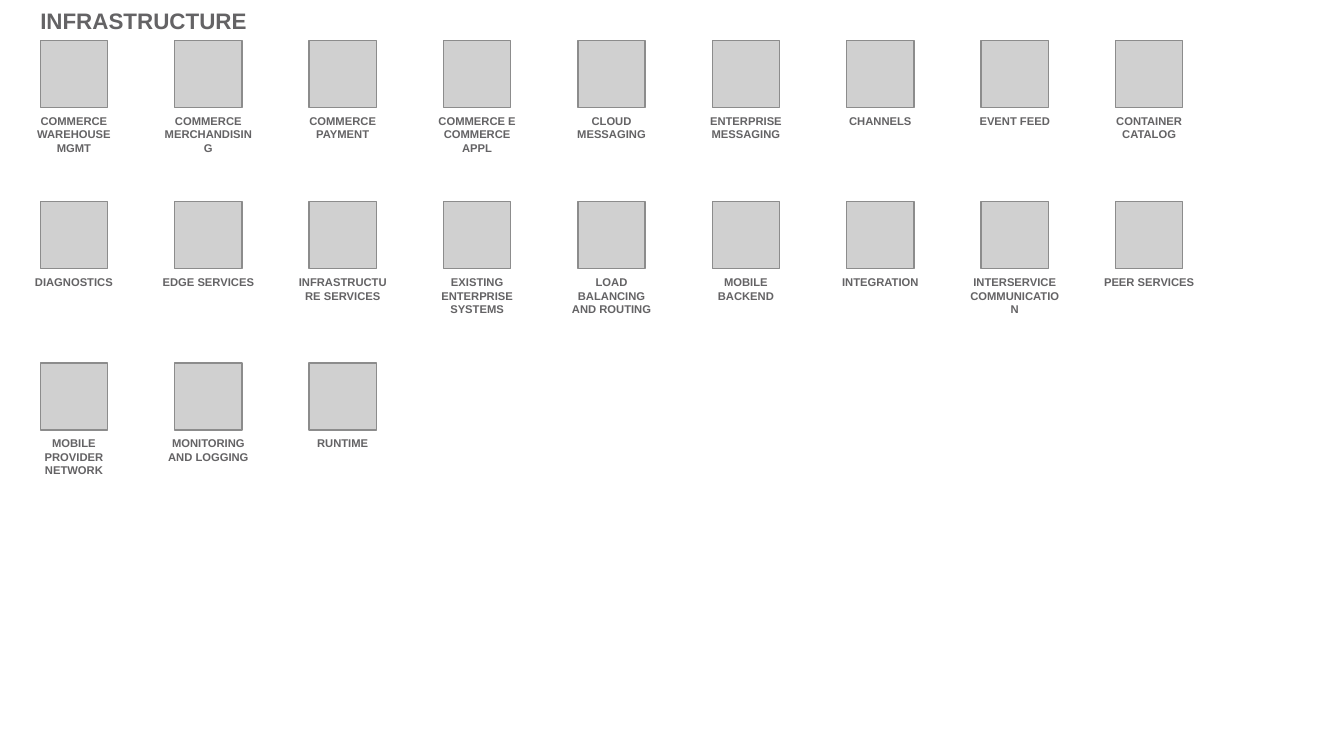
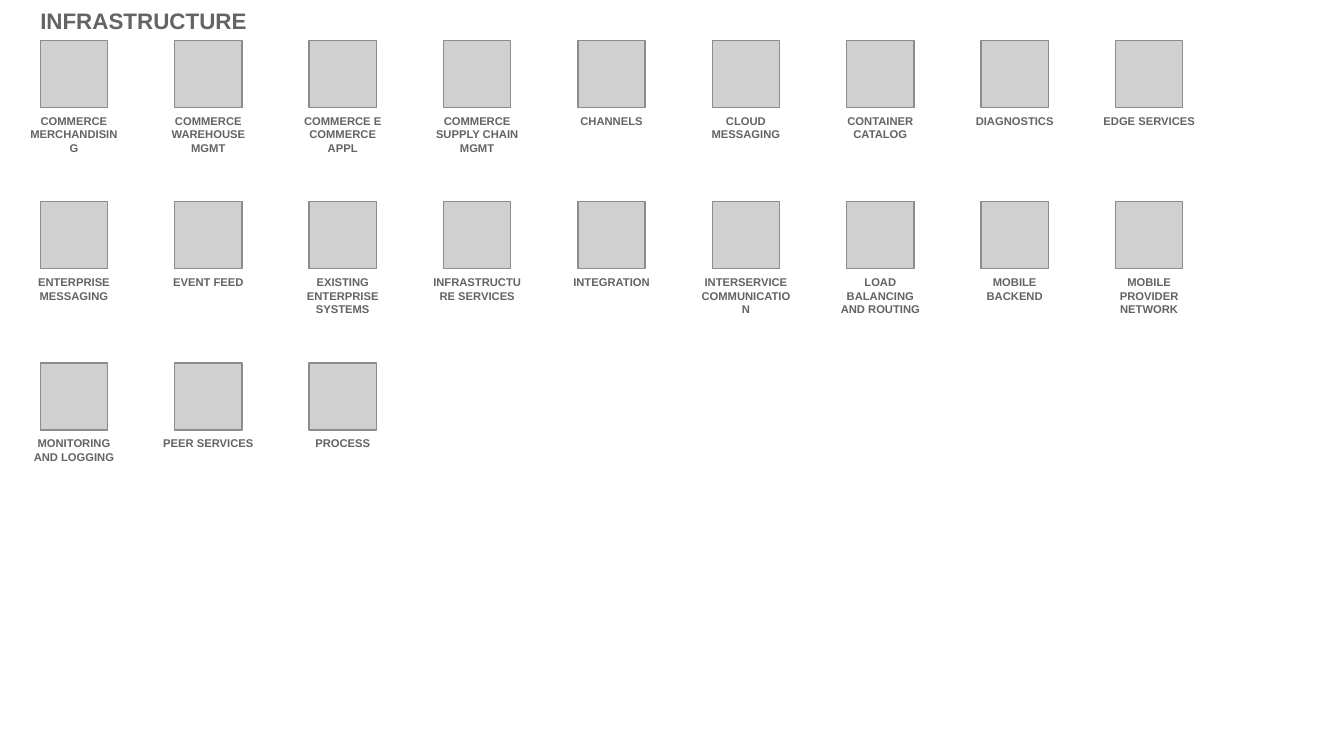
Before and after one commit to l2fprod/myarchitecture, a slide deck: slide 18 of mycatalog-architecture-diagram-template.pptx. Drawn at 1344x756 pixels with LibreOffice and Linux fonts; fonts in the diff are those of the drawing; grey boxes stand for pictures. Boxes give left, top, right and bottom in pixels: in the first picture for what was removed or moved away, otherwise in the second. Text is boxed around its words. In the diff, an @@ line names an element or a change of style, - is before the commit and + after.

Commit message:
new deck

```diff
--- a/mycatalog-architecture-diagram-template.pptx
+++ b/mycatalog-architecture-diagram-template.pptx
@@ text at [41, 117, 108, 125]: text changed @@
-COMMERCE WAREHOUSE MGMT
+COMMERCE MERCHANDISING
@@ text at [172, 117, 245, 152]: text changed @@
-COMMERCE MERCHANDISING
+COMMERCE WAREHOUSE MGMT
@@ text at [436, 117, 518, 152]: text changed @@
-COMMERCE PAYMENT
+COMMERCE SUPPLY CHAIN MGMT
@@ text at [580, 117, 642, 125]: text changed @@
-CLOUD MESSAGING
+CHANNELS
@@ text at [712, 117, 781, 138]: text changed @@
-ENTERPRISE MESSAGING
+CLOUD MESSAGING
@@ text at [847, 117, 913, 138]: text changed @@
-CHANNELS
+CONTAINER CATALOG
@@ text at [976, 117, 1054, 125]: text changed @@
-EVENT FEED
+DIAGNOSTICS
@@ text at [1103, 117, 1195, 125]: text changed @@
-CONTAINER CATALOG
+EDGE SERVICES
@@ text at [38, 278, 110, 300]: text changed @@
-DIAGNOSTICS
+ENTERPRISE MESSAGING
@@ text at [173, 278, 244, 286]: text changed @@
-EDGE SERVICES
+EVENT FEED
@@ text "INFRASTRUCTURE SERVICES": place and size @@
-text "INFRASTRUCTURE SERVICES" at [324, 292, 381, 300]
+text "INFRASTRUCTURE SERVICES" at [458, 292, 515, 300]
@@ text at [573, 278, 649, 286]: text changed @@
-LOAD BALANCING AND ROUTING
+INTEGRATION
@@ text at [705, 278, 788, 286]: text changed @@
-MOBILE BACKEND
+INTERSERVICE COMMUNICATION
@@ text at [841, 278, 920, 313]: text changed @@
-INTEGRATION
+LOAD BALANCING AND ROUTING
@@ text at [987, 278, 1043, 300]: text changed @@
-INTERSERVICE COMMUNICATION
+MOBILE BACKEND
@@ text at [1120, 278, 1179, 313]: text changed @@
-PEER SERVICES
+MOBILE PROVIDER NETWORK
@@ 3 texts: place and size @@
-3 texts at [168, 117, 515, 461]
+3 texts at [34, 117, 381, 461]
@@ text removed at [45, 439, 104, 474] @@
-MOBILE PROVIDER NETWORK
@@ text added at [163, 439, 253, 447], 6 pt, text #646365, bold @@
+PEER SERVICES
@@ text at [315, 439, 370, 447]: text changed @@
-RUNTIME
+PROCESS
```
Also in this commit, not shown: 16 other slides changed, 1 slide added, 1 slide removed.
